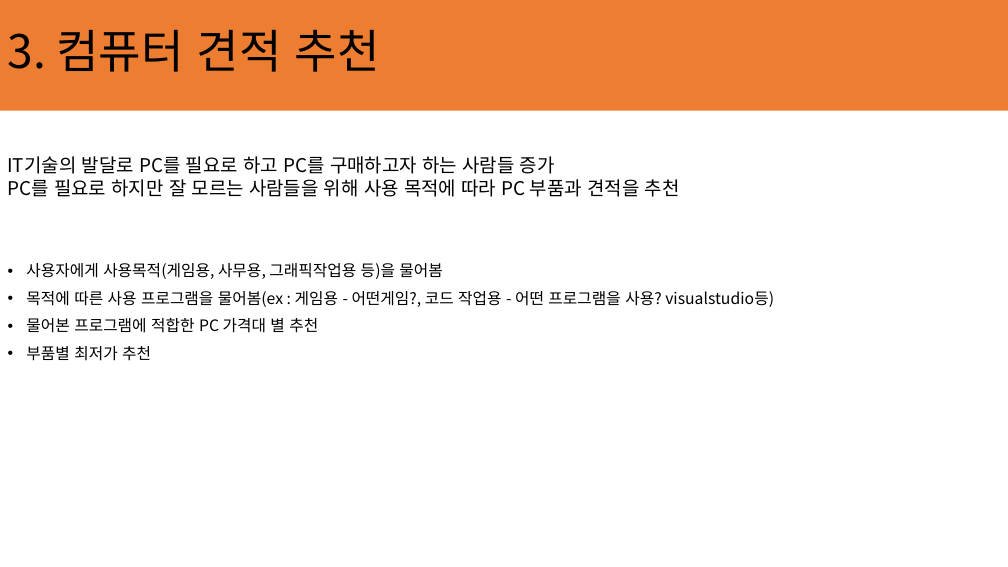
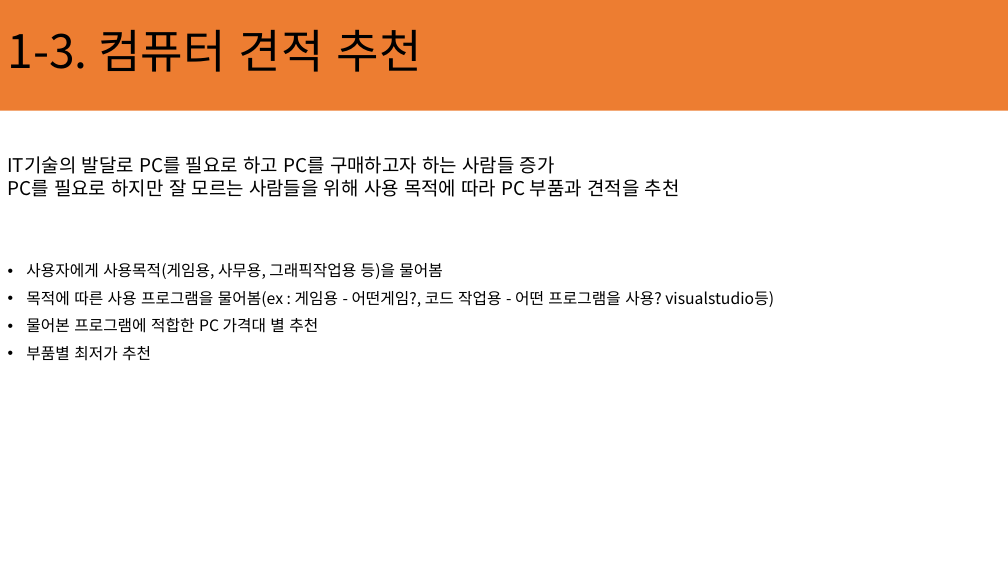
Before and after one commit to ChaeSung-Lee/DJ_InternShip, a slide deck: slide 7 of 2021_Summer/jp.hong/Project_BnC_jph.pptx. Drawn at 1008x567 pixels with LibreOffice and Linux fonts; fonts in the diff are those of the drawing. Boxes give left, top, right and bottom in pixels: in the first picture for what was removed or moved away, otherwise in the second. Text is boxed around its words. In the diff, an @@ line names an element or a change of style, - is before the commit and + after.

```diff
--- a/2021_Summer/jp.hong/Project_BnC_jph.pptx
+++ b/2021_Summer/jp.hong/Project_BnC_jph.pptx
@@ title at (x1=8, y1=29, x2=422, y2=72): text changed @@
-3. 컴퓨터 견적 추천
+1-3. 컴퓨터 견적 추천
```
Also in this commit, not shown: 11 other slides changed, 3 slides added, 1 slide removed.
